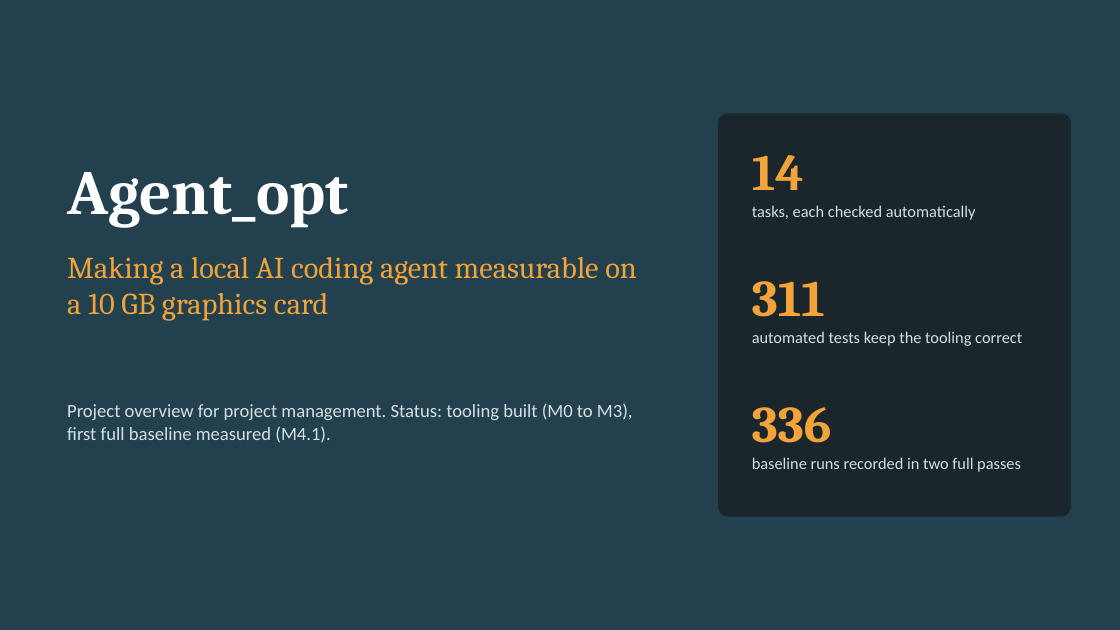
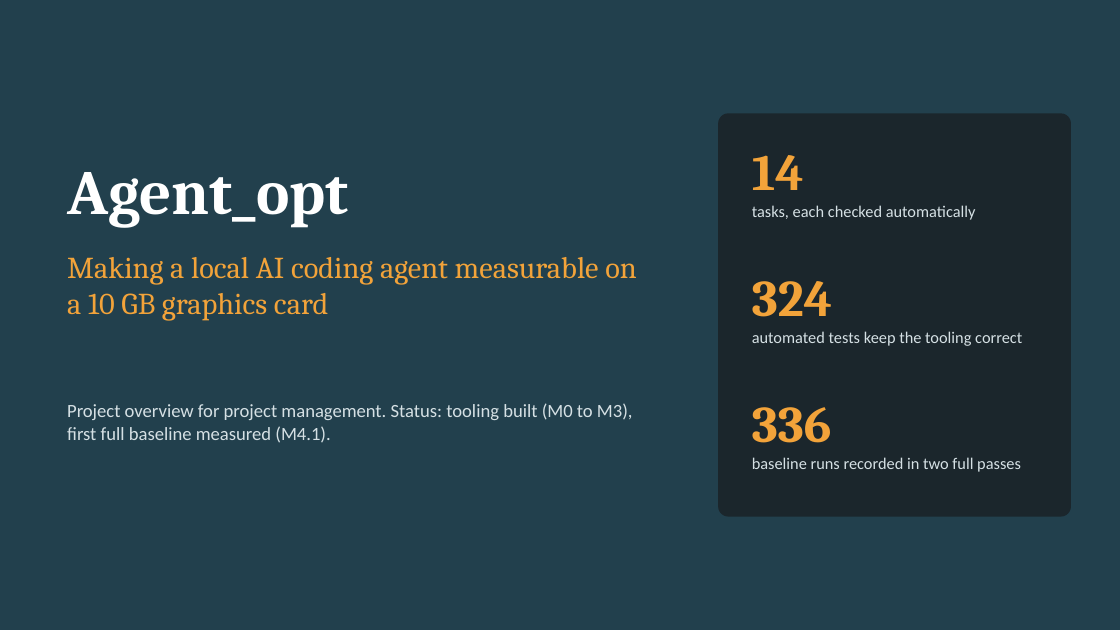
Before and after one commit to npwa/agent_opt, a slide deck: slide 1 of Doc/Agent_opt.pptx. Drawn at 1120x630 pixels with LibreOffice and Linux fonts; fonts in the diff are those of the drawing. Boxes give left, top, right and bottom in pixels: in the first picture for what was removed or moved away, otherwise in the second. Text is boxed around its words. In the diff, an @@ line names an element or a change of style, - is before the commit and + after.

```diff
--- a/Doc/Agent_opt.pptx
+++ b/Doc/Agent_opt.pptx
@@ text at [752, 281, 832, 317]: text changed @@
-311
+324
```
Also in this commit, not shown: 1 other slide changed, 21 other files.
